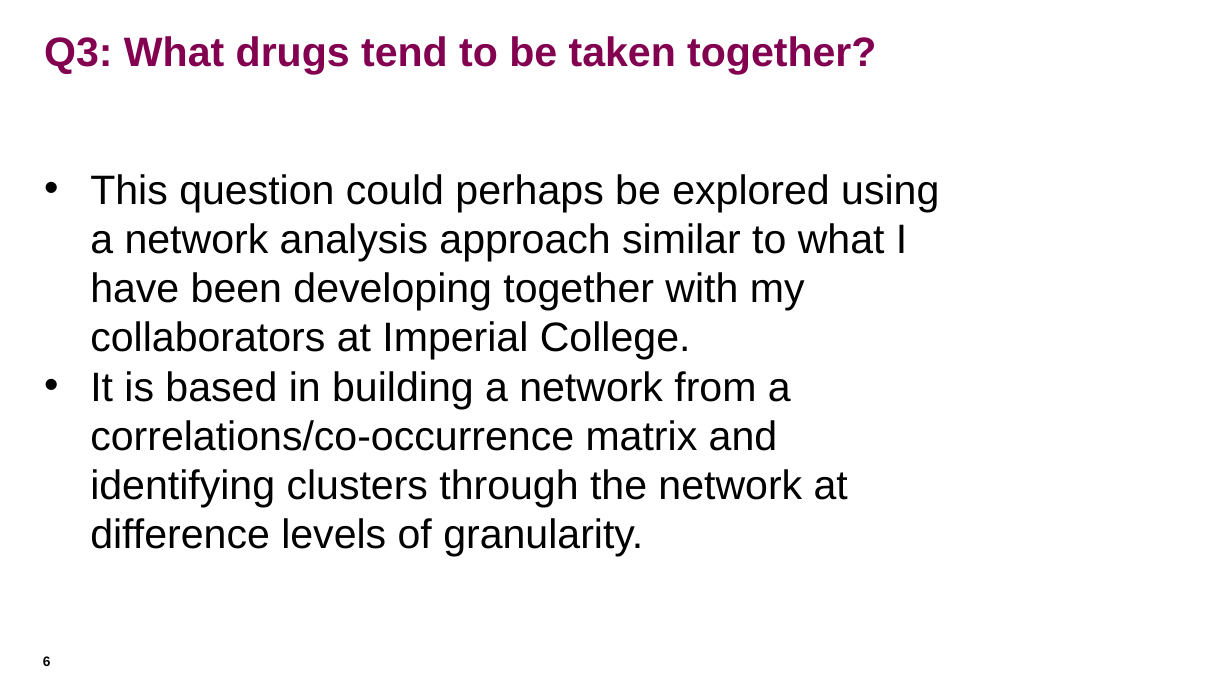
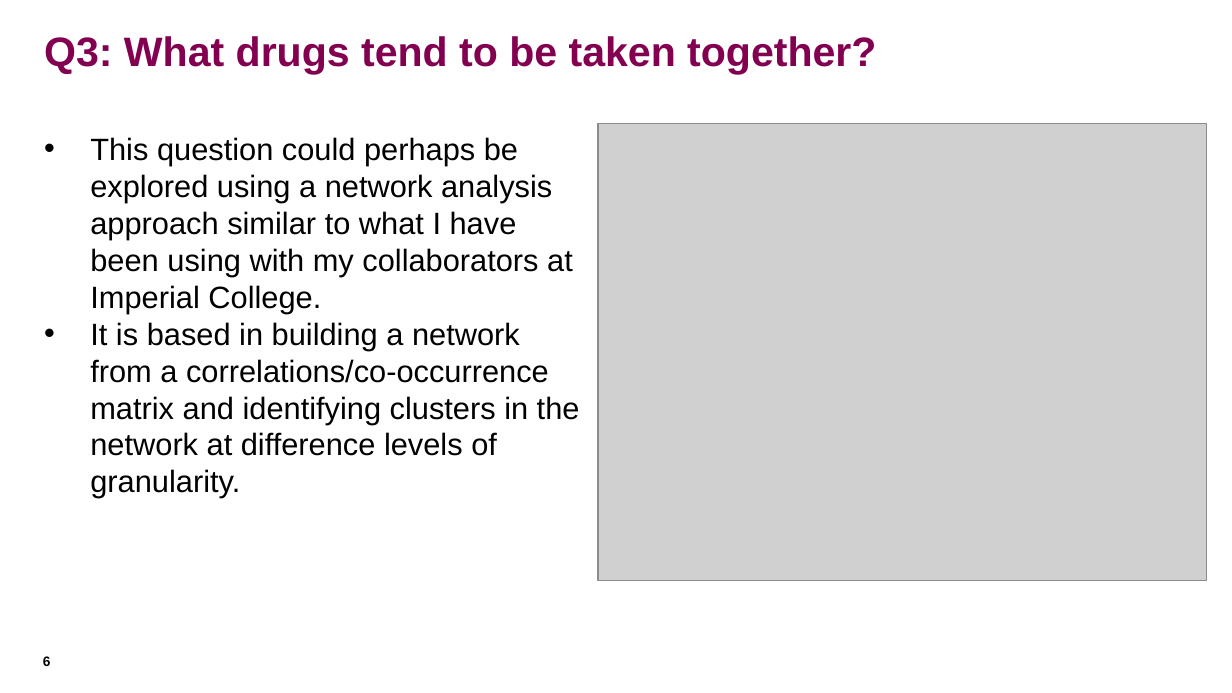
Before and after one commit to SalazarDomingo/FDA-Drug-Adverse-Effects-Analysis, a slide deck: slide 6 of FDA_DrugAdverseEffectsAnalysis.pptx. Drawn at 1232x693 pixels with LibreOffice and Linux fonts; fonts in the diff are those of the drawing; grey boxes stand for pictures. Boxes give left, top, right and bottom in pixels: in the first picture for what was removed or moved away, otherwise in the second. Text is boxed around its words. In the diff, an @@ line names an element or a change of style, - is before the commit and + after.

```diff
--- a/FDA_DrugAdverseEffectsAnalysis.pptx
+++ b/FDA_DrugAdverseEffectsAnalysis.pptx
@@ text at <box>90,137,580,498</box>: text changed; size 24 to 18 pt @@
-• This question could perhaps be explored using a network analysis approach similar to what I have been developing together with my collaborators at Imperial College.
-• It is based in building a network from a correlations/co-occurrence matrix and identifying clusters through the network at difference levels of granularity.
+• This question could perhaps be explored using a network analysis approach similar to what I have been using with my collaborators at Imperial College.
+• It is based in building a network from a correlations/co-occurrence matrix and identifying clusters in the network at difference levels of granularity.
@@ picture added at <box>598,123,1206,580</box> @@
```
Also in this commit, not shown: 14 other slides changed, 16 slides added, 13 slides removed.
